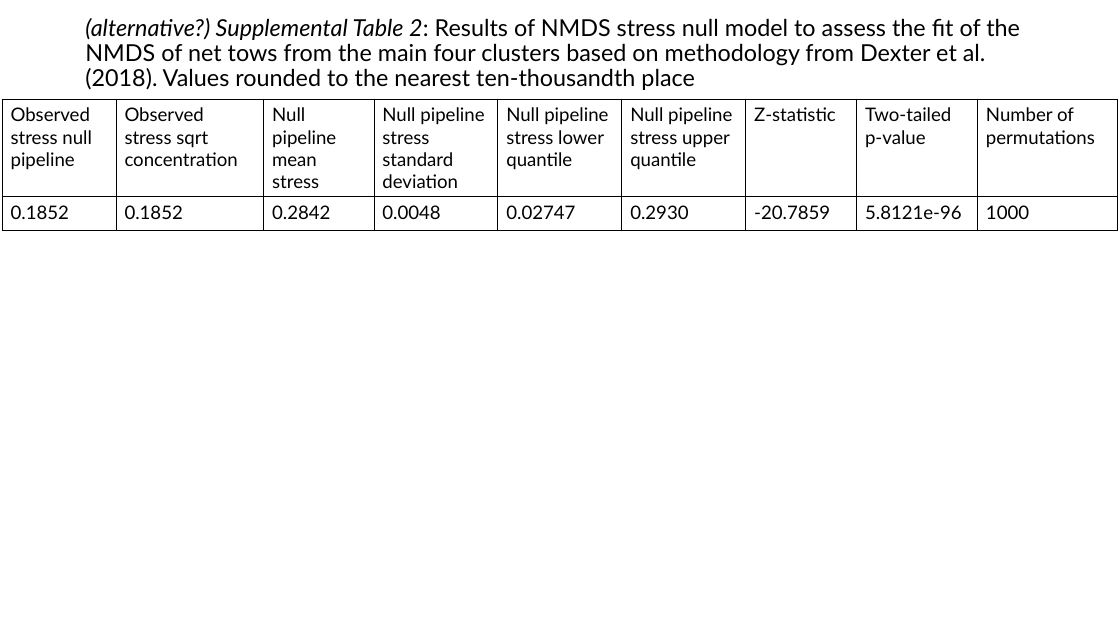
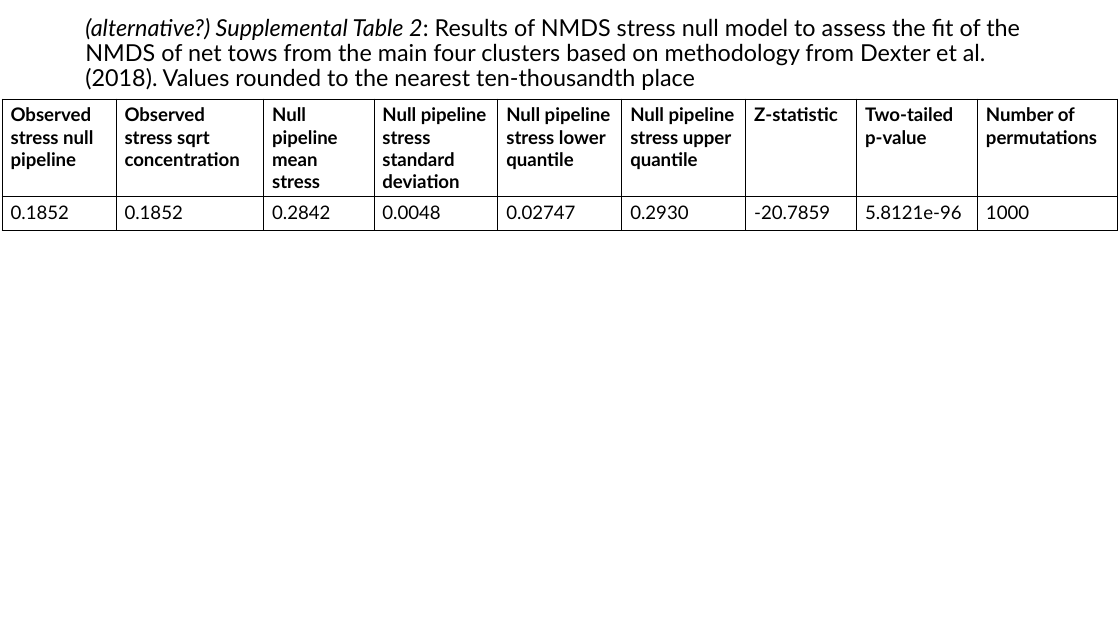
Before and after one commit to LukeABobay/larval-fish-community-analysis, a slide deck: slide 23 of Project Figures and Tables in order.pptx. Drawn at 1120x630 pixels with LibreOffice and Linux fonts; fonts in the diff are those of the drawing. Boxes give left, top, right and bottom in pixels: in the first picture for what was removed or moved away, otherwise in the second. Text is boxed around its words. In the diff, an @@ line names an element or a change of style, - is before the commit and + after.

Commit message:
Update powerpoint with figures and tables

```diff
--- a/Project Figures and Tables in order.pptx
+++ b/Project Figures and Tables in order.pptx
@@ table at bbox=[3, 99, 1120, 254] @@
@@ bold on in "Observed stress null pipeline", "Observed stress sqrt concentration", "Null pipeline mean stress", "Null pipeline stress standard deviation" and 5 more places @@
```
Also in this commit, not shown: 12 other slides changed, 4 slides added.
